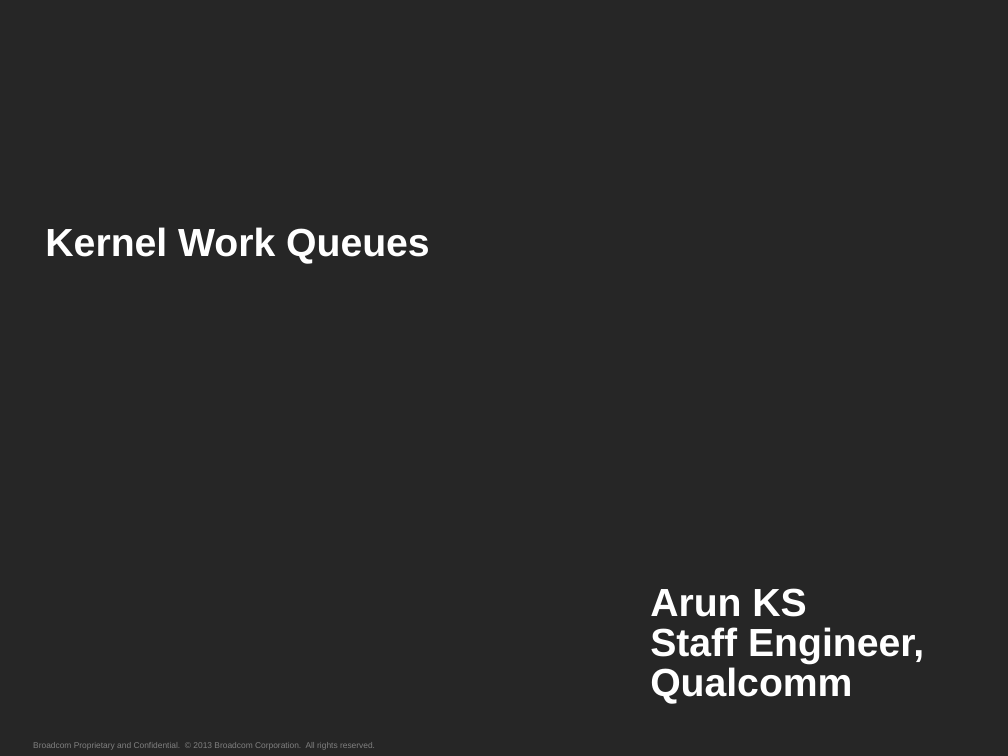
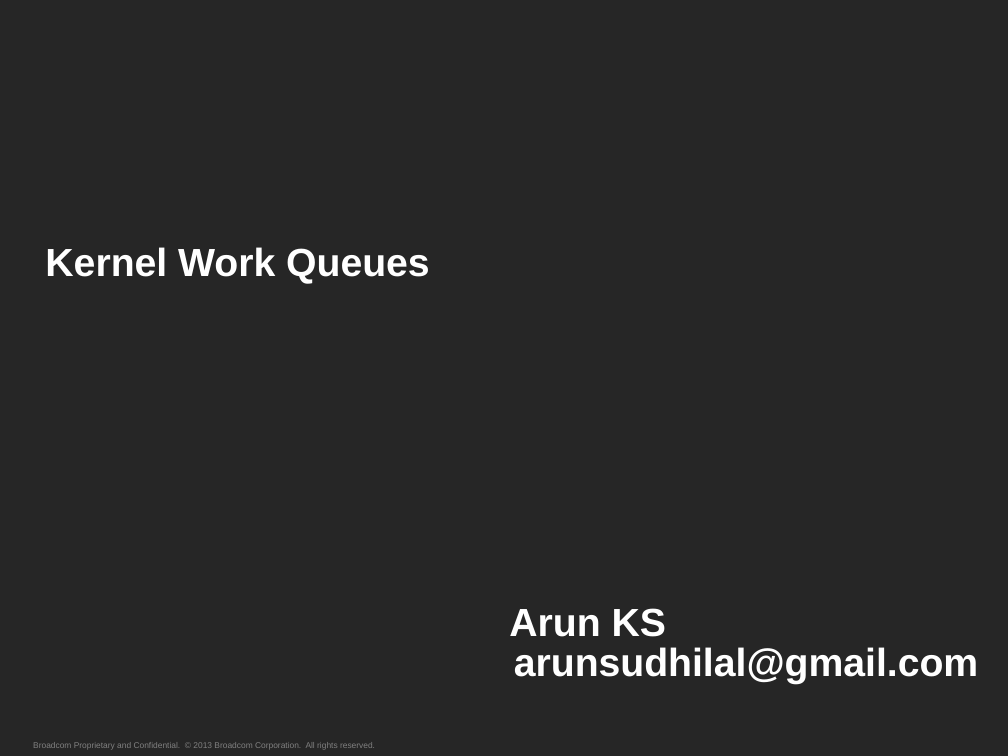
Before and after one commit to getarunks/ppts_n_notes, a slide deck: slide 1 of Kernel_WQs.pptx. Drawn at 1008x756 pixels with LibreOffice and Linux fonts; fonts in the diff are those of the drawing. Boxes give left, top, right and bottom in pixels: in the first picture for what was removed or moved away, otherwise in the second. Text is boxed around its words. In the diff, an @@ line names an element or a change of style, - is before the commit and + after.

```diff
--- a/Kernel_WQs.pptx
+++ b/Kernel_WQs.pptx
@@ title at <box>45,247,978,684</box>: text changed @@
-Kernel Work Queues
-Arun KS
-Staff Engineer,
-Qualcomm
+Kernel Work Queues
+Arun KS
+arunsudhilal@gmail.com
```
